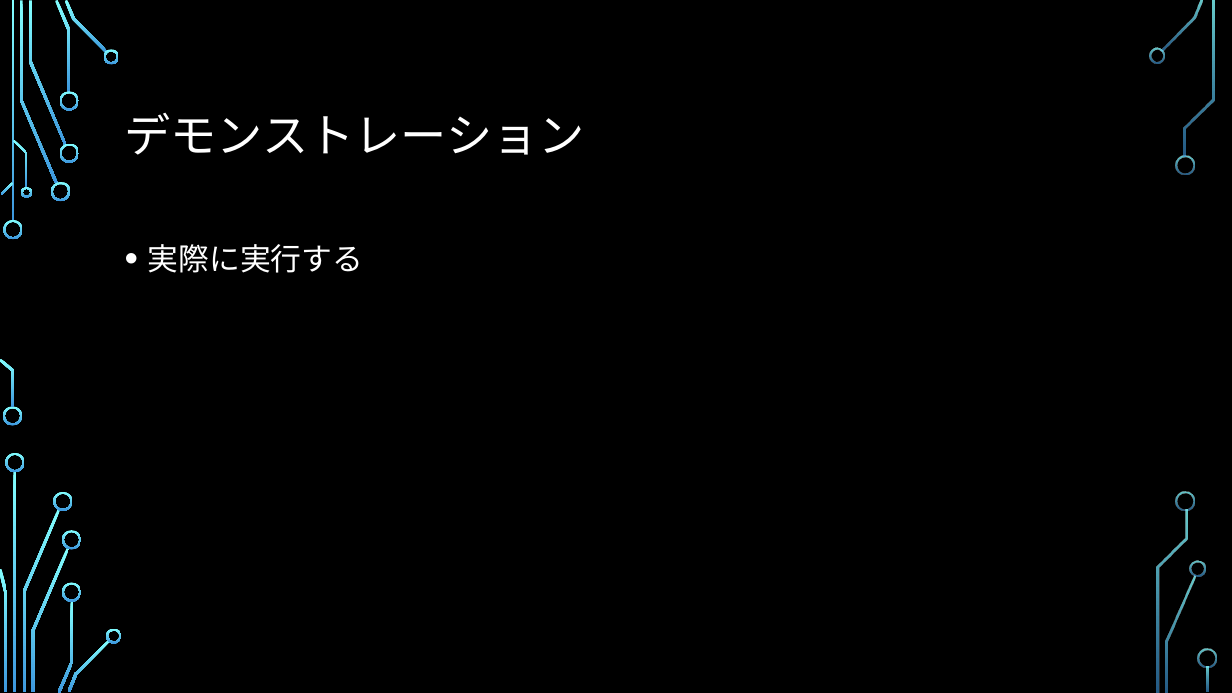
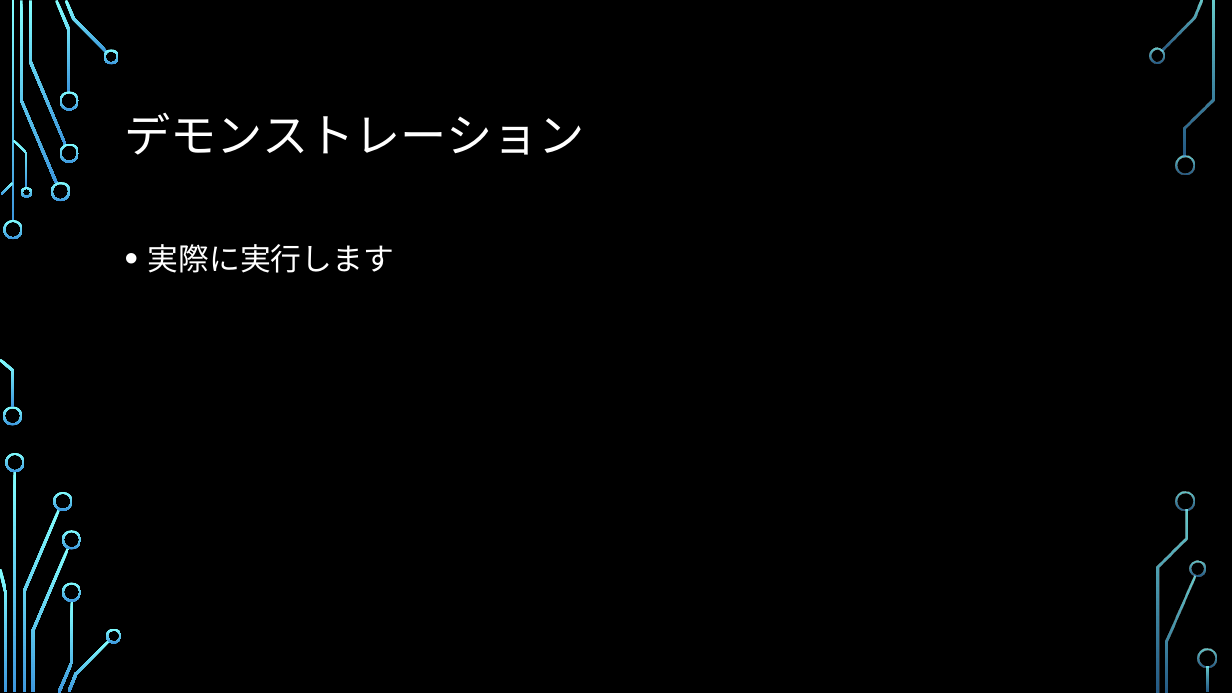
Before and after one commit to ie03-aizu-2019/ie03project-skys, a slide deck: slide 15 of Reports/Midterm.pptx. Drawn at 1232x693 pixels with LibreOffice and Linux fonts; fonts in the diff are those of the drawing; background and template pictures are left out. Boxes give left, top, right and bottom in pixels: in the first picture for what was removed or moved away, otherwise in the second. Text is boxed around its words. In the diff, an @@ line names an element or a change of style, - is before the commit and + after.

```diff
--- a/Reports/Midterm.pptx
+++ b/Reports/Midterm.pptx
@@ text at [148,244,394,273]: text changed @@
-• 実際に実行する
+• 実際に実行します
```
Also in this commit, not shown: 1 other slide changed.
